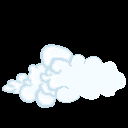
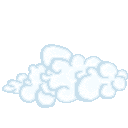
Before/after of a (128, 128) layered artwork. What changed in the layer stack:
painted on "Layer 3" over [75, 60, 128, 102]
painted on "Layer 4" over [57, 55, 127, 102]
painted on "Layer 5" over [55, 57, 126, 101]
painted on "Layer 2" over [79, 61, 127, 101]
removed layer "Layer 1" over [0, 0, 128, 128]
